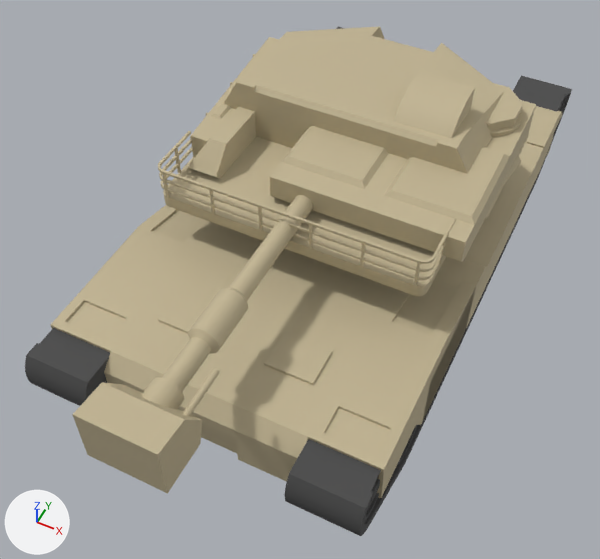
The glTF model public/models/mbt_m1abrams.glb, before and after one commit.
Rendered twice from a camera (50 mm lens) standing at (3.36, -7.8, 9.53) and looking at (-0.07, -0.93, 0.94). Lighting does not change. The marker at lower left points along +X, +Y and +Z. The first picture is the older version. Where no turn or scale is listed for an object, it has been applied to the vertices. Vertices at exactly the same position are counted once.

The first picture shows 'Track_L'.
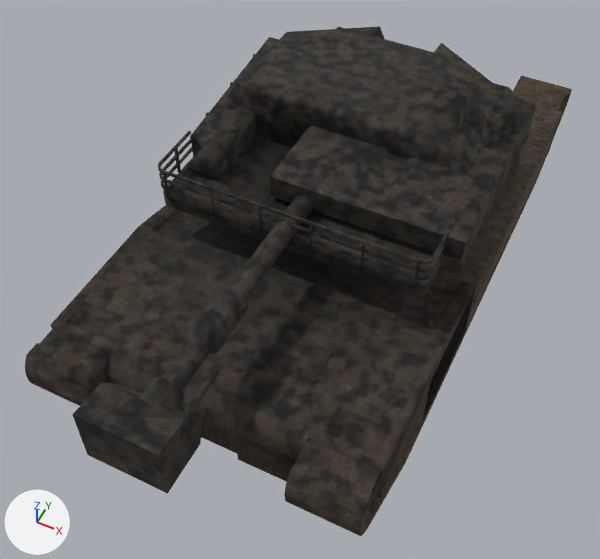
What changed in the scene script:
```text
Add img_normal:
    img_normal = load_image('normal', '_unpacked/normal', 512, 512, 'Non-Color')
Add img_color:
    img_color = load_image('color', '_unpacked/color', 1024, 1024, 'sRGB')
Add img_rough:
    img_rough = load_image('rough', '_unpacked/rough', 512, 512, 'Non-Color')
Add mat_painted:
    mat_painted = bpy.data.materials.new('painted')
    # uses the picture img_color
    # uses the picture img_normal
    # uses the picture img_rough
Change me_track_l:
    where me_track_l.from_pydata(...)  # 5961 vertices, 11998 faces; spans x -4.4..0.0, y -9.44..0.39, z 0.0..3.32
    used by ob_track_l; location = (2.2, 4.52, 0.0)
    me_track_l part 1: all 6632 faces that had it switch from mat_dark (dark grey #4b4b4b) to mat_painted
    me_track_l part 2: all 5366 faces that had it switch from mat_body (beige #c4b695) to mat_painted
```

Where the change shows, as pixel boxes [x1, y1, x2, y2] in the pictures (600 x 559 px):
part 1 of me_track_l, recoloured
    both: [25, 27, 572, 536]
part 2 of me_track_l, recoloured (beige to black)
    both: [51, 26, 562, 498]
